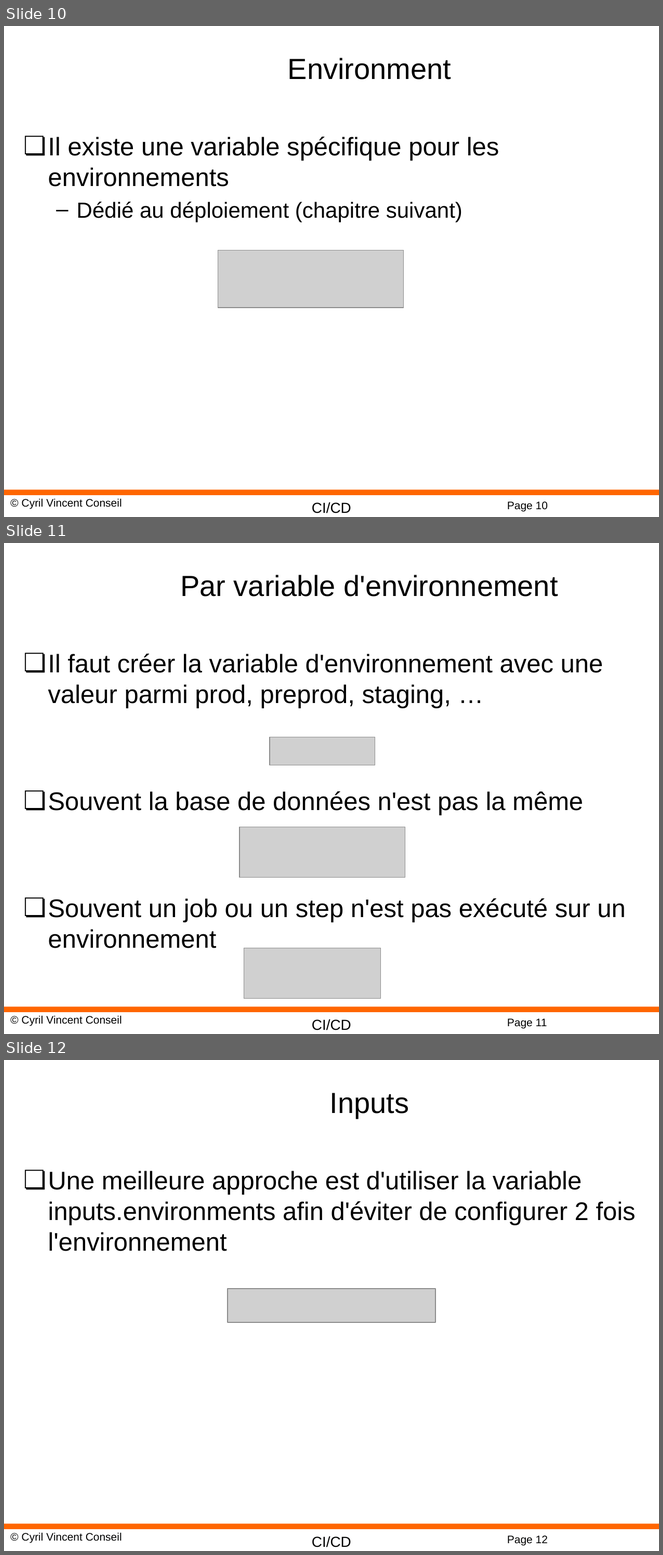
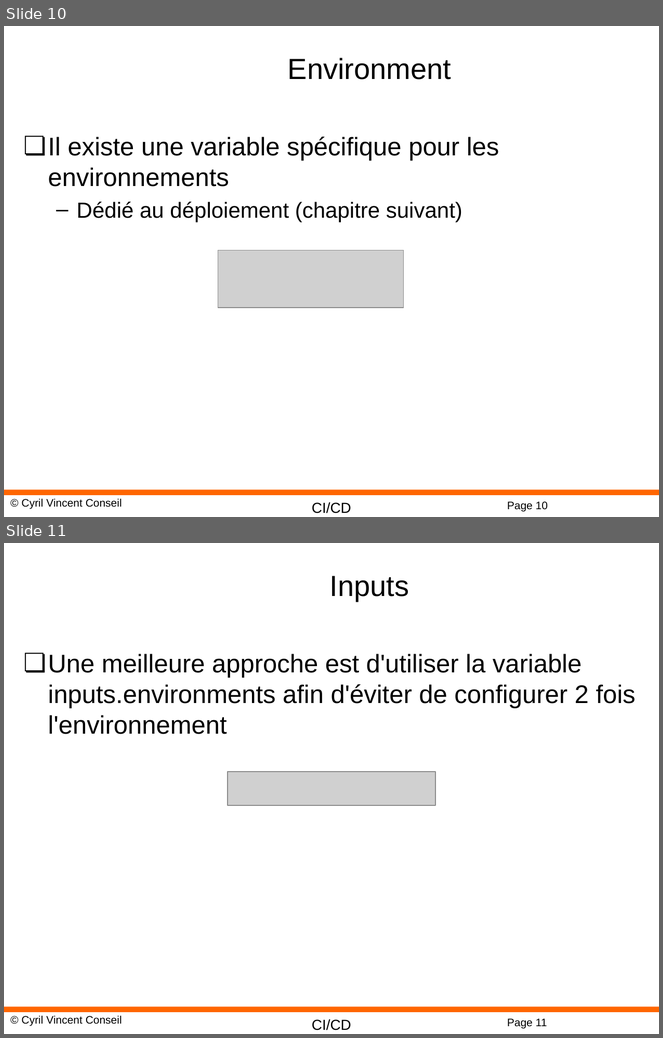
Before and after one commit to cyrilvincent/cicd, a slide deck: ppt/CICD13-Env.pptx. Shown one above the other, each under a label of ours: slides 10, 11 and 12 before the commit, slides 10 and 11 after it. The pictures are 663x1555 and 663x1038 pixels, drawn with LibreOffice and Linux fonts; fonts in the diff are those of the drawing; grey boxes stand for pictures; background and template pictures are left out. Boxes give left, top, right and bottom in pixels: in the first picture for what was removed or moved away, otherwise in the second. Text is boxed around its words. In the diff, an @@ line names an element or a change of style, - is before the commit and + after.

```diff
--- a/ppt/CICD13-Env.pptx
+++ b/ppt/CICD13-Env.pptx
@@ slide 11 removed at (4, 543, 659, 1034), background #FFFFFF; not listed: 4 template elements that a slide beside it also shows @@
@@ title removed at (180, 575, 558, 597) @@
-Par variable d'environnement
@@ text removed at (48, 654, 625, 949) @@
-❏ Il faut créer la variable d'environnement avec une valeur parmi prod, preprod, staging, …
-❏ Souvent la base de données n'est pas la même
-❏ Souvent un job ou un step n'est pas exécuté sur un environnement
@@ picture removed at (270, 737, 375, 765) @@
@@ picture removed at (240, 827, 405, 878) @@
@@ picture removed at (244, 949, 380, 999) @@
@@ what was slide 12 is now slide 11 @@
@@ page number at (507, 1019, 547, 1029): text changed @@
-Page 12
+Page 11
```
Also in this commit, not shown: 2 slides changed, 2 other files.
